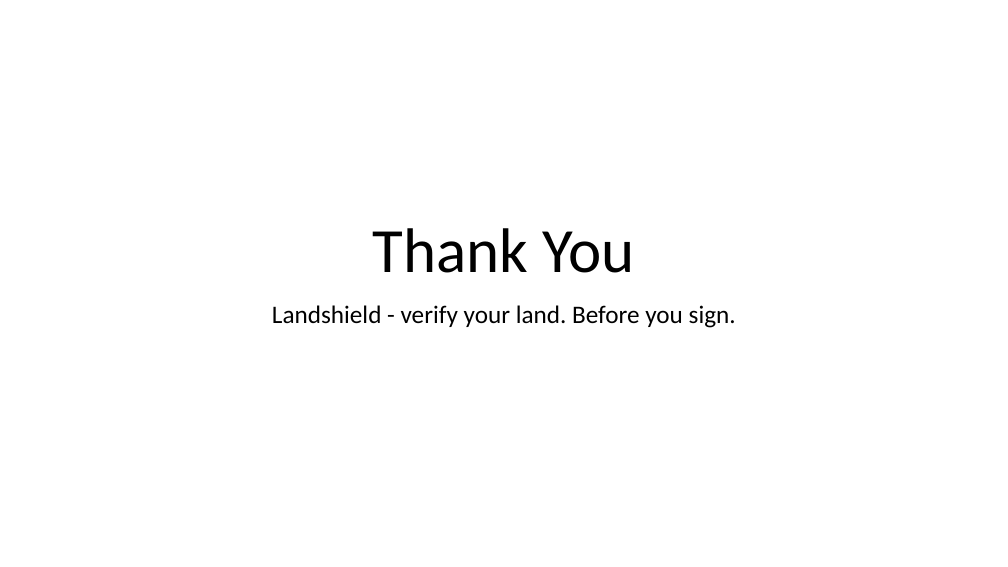
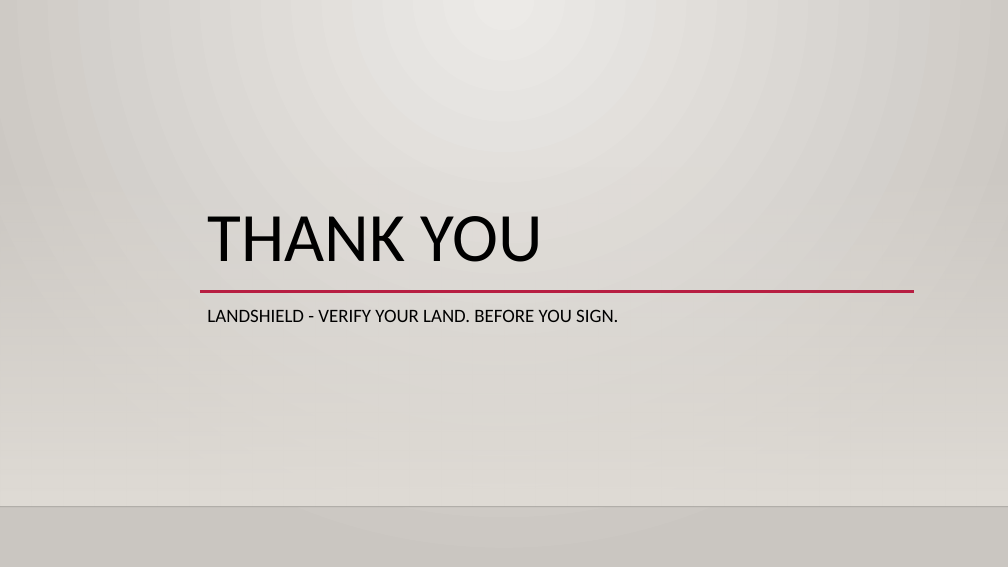
Before and after one commit to abhi88000/land-fraud-detection, a slide deck: slide 12 of docs/deck/Landshield-Deck.pptx. Drawn at 1008x567 pixels with LibreOffice and Linux fonts; fonts in the diff are those of the drawing; background and template pictures are left out. Boxes give left, top, right and bottom in pixels: in the first picture for what was removed or moved away, otherwise in the second. Text is boxed around its words. In the diff, an @@ line names an element or a change of style, - is before the commit and + after.

Commit message:
style(deck): apply professional navy+slate+gold palette and auto-apply Gallery theme

```diff
--- a/docs/deck/Landshield-Deck.pptx
+++ b/docs/deck/Landshield-Deck.pptx
@@ background #FFFFFF to gradient #ECEAE7 to #CAC7C1 @@
@@ rectangle added at (0,167,1008,507), fill gradient #DFDBD5 @@
@@ title at (207,216,543,262): text changed; size 60 to 66 pt @@
-Thank You
+THANK YOU
@@ line added from (200, 292) to (914, 292), #B71E42 2.5 pt @@
@@ subtitle at (207,309,618,322): text changed; size 24 to 18 pt @@
-Landshield - verify your land. Before you sign.
+LANDSHIELD - VERIFY YOUR LAND. BEFORE YOU SIGN.
@@ line added from (0, 507) to (1008, 507), #000001 1 pt @@
```
Also in this commit, not shown: 11 other slides changed, 1 other file.
